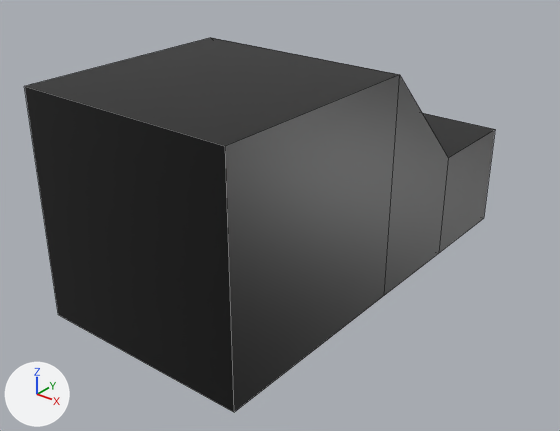
An edit to the FBX model Ketchapp/Assets/CarVsCops/Models/PoliceCar.fbx, drawn before and after from the same camera.
Camera for both pictures: a 50 mm lens placed at (3.96, -6.18, 3.64), pointed at (-0.19, -1.0, 0.43). The axes (+X, +Y, +Z) are drawn at lower left. The lights are the same throughout. Mesh edges are drawn as thin lines. Where no turn or scale is listed for an object, it has been applied to the vertices.

Script lines for the objects in view, before the commit:
```python
mat_material_policecar = principled_material('Material.PoliceCar')
mat_material_policecar.base_color = (0.0, 0.0, 0.0)  # black #000000
mat_material_policecar.roughness = 0.4
me_cube = bpy.data.meshes.new('Cube')
me_cube.from_pydata(...)  # 16 vertices, 14 faces; spans x -1.0..1.0, y -3.0..1.0, z 0.0..2.0
me_cube.materials.append(mat_material_policecar)  # black #000000
ob_policecar = bpy.data.objects.new('PoliceCar', me_cube)
ob_policecar.location = (0.0, 0.0, 0.0)
```
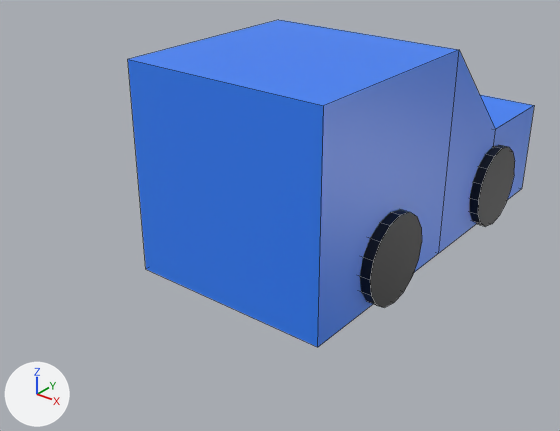
The change, as a list of edits to the scene's bpy script:
```text
Change mat_material_policecar:
    mat_material_policecar.base_color: (0.0, 0.0, 0.0) -> (0.0329, 0.222, 1.0)  # black #000000 -> blue #3382ff
Add mat_material_tire:
    mat_material_tire = principled_material('Material.TIre')
    mat_material_tire.base_color = (0.0, 0.0, 0.0)  # black #000000
Change me_cube:
    used by ob_policecar; location = (0.0, 0.0, 0.0)
    remove me_cube.from_pydata(...)  # 16 vertices, 14 faces; spans x -1.0..1.0, y -3.0..1.0, z 0.0..2.0
    add me_cube.from_pydata(...)  # 80 vertices, 50 faces; spans x -1.1..1.1, y -2.0..2.0, z -0.04..2.0
    me_cube part 1: a new loose piece, a 16-sided cylinder along x spanning x -1.1..1.1, y 0.57..1.43, z -0.04..0.82, in mat_material_tire (black #000000)
    me_cube part 2: a new loose piece, a 16-sided cylinder along x spanning x -1.1..1.1, y -1.43..-0.57, z -0.04..0.82, in mat_material_tire (black #000000)
    me_cube part 3
    8 vertices are removed from x -1.0..1.0, y -3.0..-1.0, z 0.0..2.0
    10 faces are deleted
    2 vertices move from x -1.0..1.0, y 0.0, z 1.0 to x -1.0..1.0, y 0.0, z 2.0
    8 vertices are added at x -1.0..1.0, y -2.0..2.0, z 0.0..2.0
    10 new faces join them, mat_material_policecar (blue #3382ff)
    add me_cube.materials.append(mat_material_tire)  # black #000000
```

Pixel boxes (x1, y1, x2, y2) of what changed, in the pictures (560 x 431 px; the box of a moved part takes in the faces that stretch with it):
'PoliceCar', recoloured, reshaped (grey to blue, 14% narrower, 13% shorter)
    before: (25, 37, 495, 412)
    after: (128, 20, 534, 347)
part 1 of me_cube, added
    after: (469, 145, 515, 226)
part 2 of me_cube, added
    after: (360, 209, 422, 307)
part 3 of me_cube, moved or reshaped
    before: (25, 37, 495, 412)
    after: (128, 20, 534, 347)
